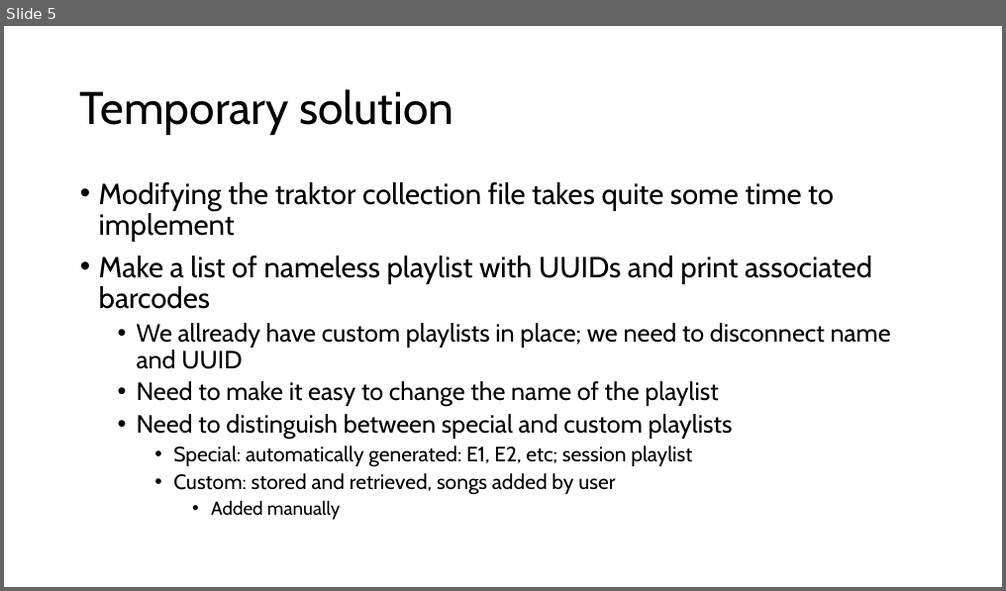
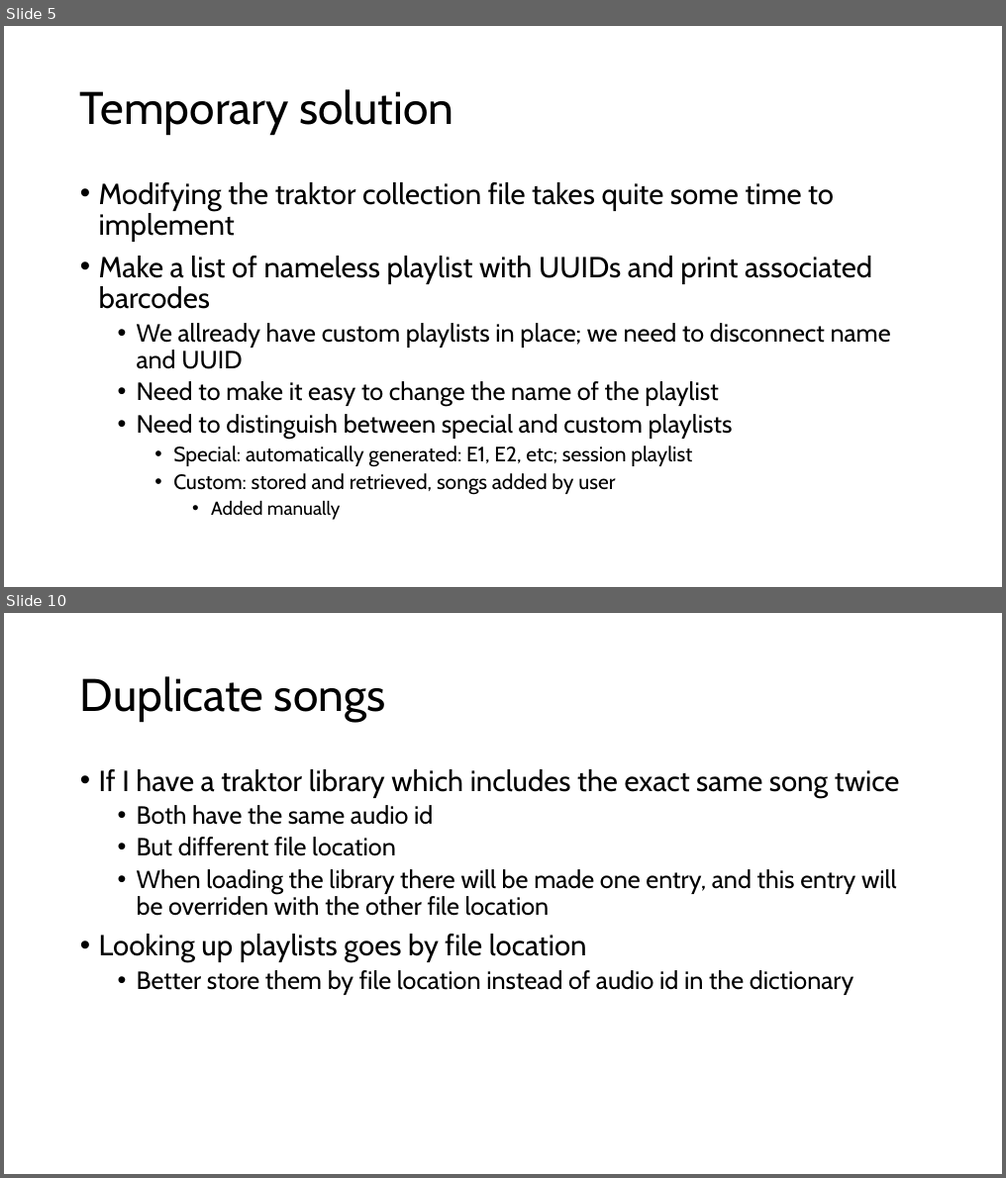
Before and after one commit to pier3100/SUDJ-peripheral, a slide deck: Design Log/Music Library.pptx. Shown one above the other, each under a label of ours: slide 5 before the commit, slides 5 and 10 after it; the slides between them are not shown. The pictures are 1006x591 and 1006x1178 pixels, drawn with LibreOffice and Linux fonts; fonts in the diff are those of the drawing. Boxes give left, top, right and bottom in pixels: in the first picture for what was removed or moved away, otherwise in the second. Text is boxed around its words. In the diff, an @@ line names an element or a change of style, - is before the commit and + after.

```diff
--- a/Design Log/Music Library.pptx
+++ b/Design Log/Music Library.pptx
@@ slide 10 added at box(4, 613, 1002, 1174), background #FFFFFF @@
@@ title added at box(80, 676, 385, 722), 44 pt, text #000000 @@
+Duplicate songs
@@ text added at box(99, 769, 900, 995), 24 pt, text #000000 @@
+• If I have a traktor library which includes the exact same song twice
+  • Both have the same audio id
+  • But different file location
+  • When loading the library there will be made one entry, and this entry will be overriden with the other file location
+• Looking up playlists goes by file location
+  • Better store them by file location instead of audio id in the dictionary
```
Also in this commit, not shown: 1 slide changed, 4 other slides added, 5 other files.
